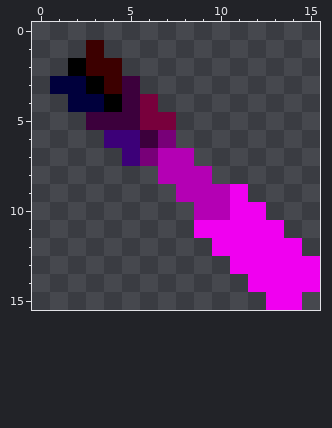
One commit to this pixel-art sprite: assets/cubyz/tools/chisel.png. Above: the version before the commit.
The file is 16x16 pixels.
New version:
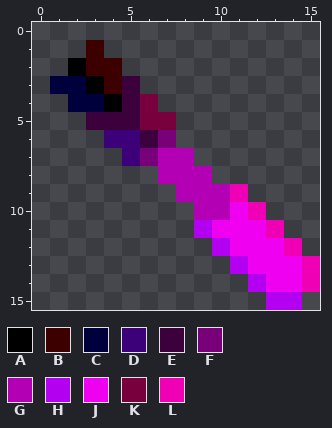
Palette (. is transparent): A #000000  B #3c0000  C #00003c  D #3c0078  E #3c003c  F #780078  G #b400b4  H #b400f0  J #f000f0  K #78003c  L #f000b4
Change:
The edit turns colour J into colour H in row 11 at x 9; in row 12 at x 10; in row 13 at x 11; in row 14 at x 12; in row 15 at x 13 to 14.
The edit turns colour J into colour L in row 9 at x 11; in row 10 at x 12; in row 11 at x 13; in row 12 at x 14; in rows 13 to 14 at x 15.
Where, in picture pixels (left, top, right, bottom), the same in both pictures:
changed: (194, 184, 320, 310)
